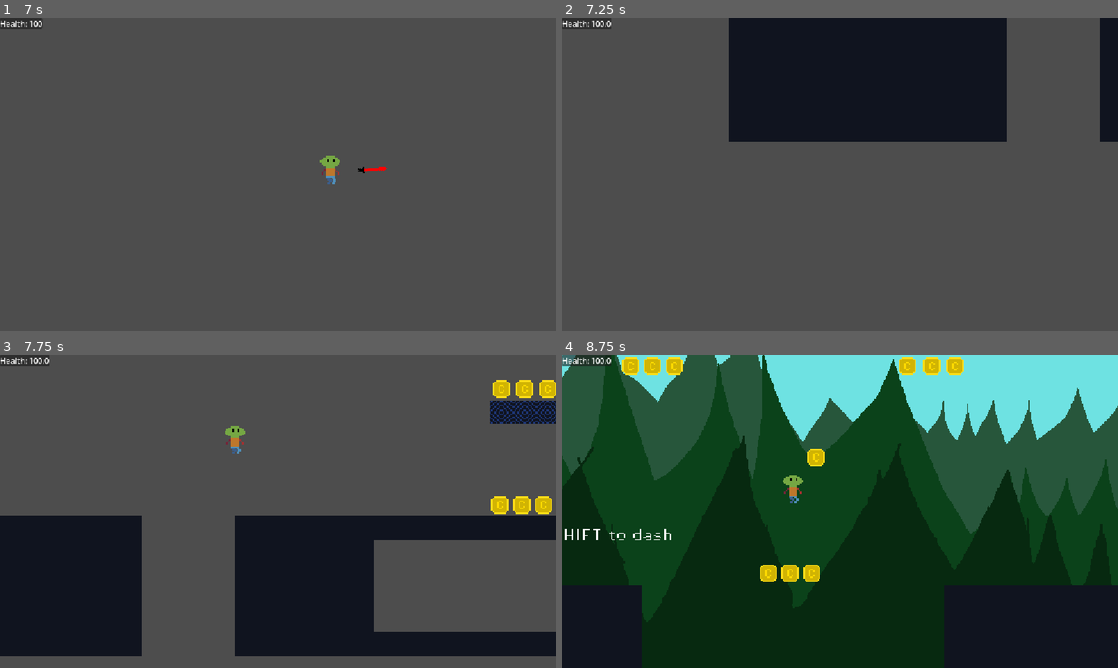
Above: before the commit, frames 1-4 (two rows, left to right).
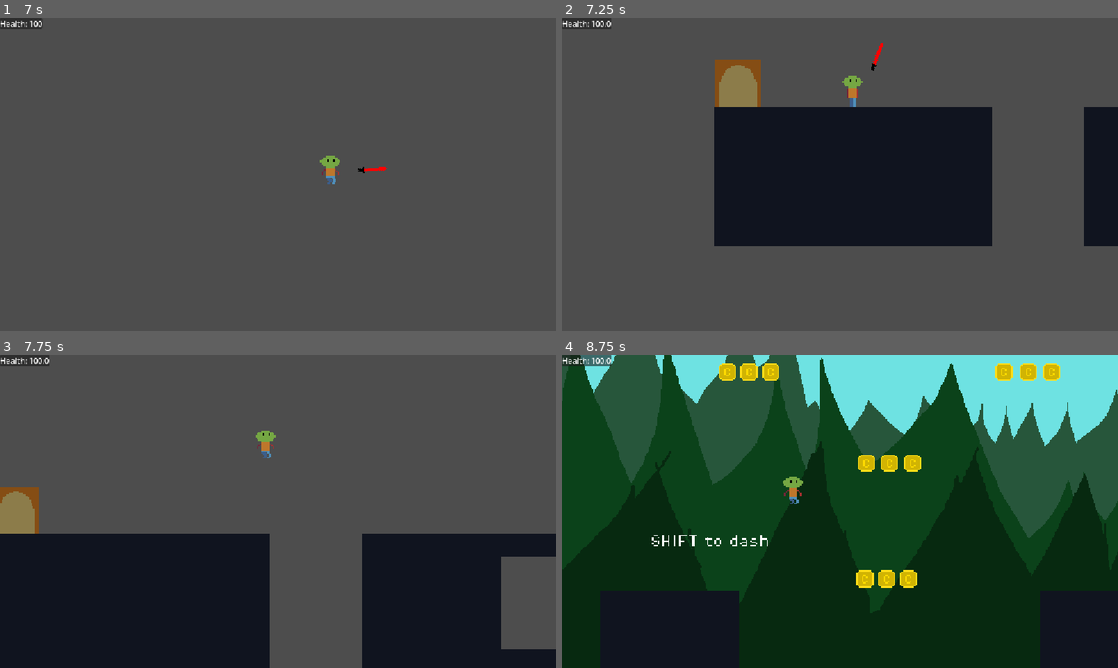
Above: after the commit, the same moments.

Repository: Sanved001/scribe-2d
Game: Godot game, scene res://scenes/boot.tscn
Same seed, same stepped clock (60 frames per second), same inputs: the game is played once before the commit and once after it.
Inputs (mouse positions are in pixels of both pictures, inside the frame that each line leads up to):
- Up to frame 1 (7 s): click "Start" at 0.5 s; tap Space (jump) at 1.25, 1.52, 2, 2.27, 2.75, 3.5, 3.77, 4.25, 4.52, 5.27, 6.77 s; move the mouse to (250, 237) at 1.27 s; hold D (right) 1.28-2.78 s; tap E (interact) at 1.35, 2.3, 3.05, 3.6, 4.55, 5.1, 6.05, 6.8 s; move the mouse to (444, 221) at 2.02 s; click (444, 221) at 2.1 s; move the mouse to (111, 127) at 2.77 s; hold Shift (dash) 2.78-3.53 s; hold A (left) 2.78-5.03 s; move the mouse to (305, 174) at 3.52 s; move the mouse to (194, 96) at 4.27 s; tap F (shift_plane) at 4.35 s; move the mouse to (400, 158) at 5.02 s; hold D (right) from 5.03 s (still down); move the mouse to (166, 190) at 5.77 s; click (166, 190) at 5.85 s; move the mouse to (333, 105) at 6.52 s; tap Shift (dash) at 6.6 s
- Up to frame 2 (7.25 s): keep holding D (right)
- Up to frame 3 (7.75 s): keep holding D (right); move the mouse to (250, 574) at 7.27 s; tap E (interact) at 7.35 s; tap Space (jump) at 7.52 s
- Up to frame 4 (8.75 s): keep holding D (right); move the mouse to (1006, 558) at 8.02 s; tap F (shift_plane) at 8.1 s; tap Space (jump) at 8.27 s; tap E (interact) at 8.3 s

Frame 1 is identical in both runs. In frame 2, 35% of the frame differs, in the area x 27-100%, y 0-73%; in frame 3, 32%; in frame 4, 42%, in the area x 0-100%, y 0-86%.

Commit message:
fixed camera halt bug, moved camera respawn into player respwan in player.gd, removed unused variable in crate 2x2 movable.gd, clear last checkpoint after level switch, last checkpointnow uses global cordinates

Diff:
--- a/scenes/functions/checkpoint.gd
+++ b/scenes/functions/checkpoint.gd
@@ -23,4 +23,4 @@
 
 func Activate_Checkpoint():
 	checkpoint_sprite.frame = 0
-	GameManager.last_checkpoint_position = self.position
+	GameManager.last_checkpoint_position = self.global_position
--- a/scenes/movable_objects/crates/crate_2x_2_movable.gd
+++ b/scenes/movable_objects/crates/crate_2x_2_movable.gd
@@ -1,5 +1,5 @@
 extends RigidBody2D
-@onready var player_below: RayCast2D = $PlayerBelow
+
 
 # Called when the node enters the scene tree for the first time.
 func _ready() -> void:
--- a/scripts/game.gd
+++ b/scripts/game.gd
@@ -21,6 +21,7 @@
 #const CAMERA_MOVE_SPEED = 100
 
 func Load_Level(path_to_node, ClearPrevious:bool=false, ClearAll=false):
+	GameManager.last_checkpoint_position = Vector2.ZERO
 	if ClearPrevious == true:
 		if Current_Level != null:
 			#Level_Container.remove_child(Current_Level)
--- a/scripts/player.gd
+++ b/scripts/player.gd
@@ -45,7 +45,7 @@
 
 
 func Respawn_Player(hard_respawn:bool):
-	if GameManager.last_checkpoint_position != null:
+	if GameManager.last_checkpoint_position != Vector2.ZERO:
 		self.global_position = GameManager.last_checkpoint_position
 		health = 100
 		SignalBus.Update_Health_Label.emit("Health: %s" % health)
@@ -53,6 +53,11 @@
 		self.global_position = original_spawn_position
 		health = 100
 		SignalBus.Update_Health_Label.emit("Health: %s" % health)
+	velocity = Vector2.ZERO
+
+	reset_physics_interpolation()
+	$PlayerCamera.global_position = self.global_position
+	$PlayerCamera.reset_smoothing()
 
 
 
--- a/scripts/player_camera.gd
+++ b/scripts/player_camera.gd
@@ -6,19 +6,17 @@
 
 # Called when the node enters the scene tree for the first time.
 func _ready() -> void:
-	SignalBus.Respawn.connect(Respawn)
+	#SignalBus.Respawn.connect(Respawn)
 
 	if not lookahead_camera_enabled:
 		self.position_smoothing_enabled = false
-		#self.drag_left_margin = 1.0
-		#self.drag_top_margin = 1.0
-		#self.drag_right_margin = 1.0
-		#self.drag_bottom_margin = 1.0
+
 func _process(delta: float) -> void:
 	if lookahead_camera_enabled:
 		offset = offset.lerp(player.velocity, delta * lerp_speed)
 		#if offset.x >= 50: offset.x = 50
 		offset = offset.clamp(Vector2(-50,-50), Vector2(50,50))
-
-func Respawn(hard_respawn:bool):
-	self.global_position = player.global_position
+#
+#func Respawn(hard_respawn:bool):
+	#self.global_position = player.global_position
+	#reset_smoothing()
Not shown, changed: Scribe-2d-updates.txt
